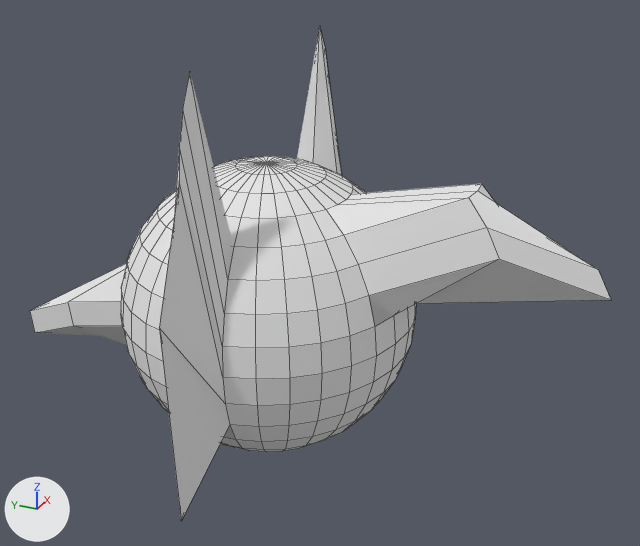
The OBJ model Resources/Player/Player.obj: old version first, new version second.
Before and after are seen from a camera (50 mm lens) standing at (-4.83, -2.55, 2.71) and looking at (0.09, -0.34, 0.25). Arrows for +X, +Y and +Z are at lower left; the lights stay in place. Mesh edges are drawn as thin lines. Where no turn or scale is listed for an object, it has been applied to the vertices.

Names of what the first picture shows: '球'.
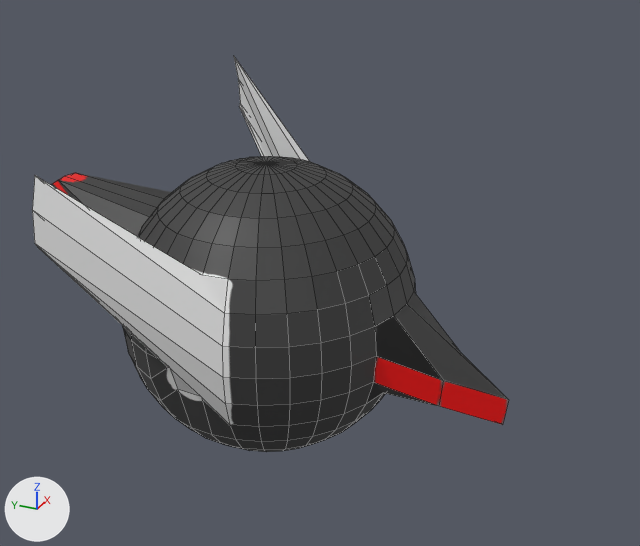
Changed parts and their boxes [x1, y1, x2, y2] in the pictures (640 x 546 px; the box of a moved part takes in the faces that stretch with it):
'球', reshaped (18% narrower, 20% shorter)
    before: [30, 26, 611, 520]
    after: [32, 57, 508, 452]
part 1 of me_球, moved or reshaped
    before: [30, 26, 611, 520]
    after: [32, 57, 508, 440]
part 2 of me_球, recoloured
    both: [123, 156, 386, 452]

The change, as a diff of the scene's bpy script:
```diff
--- a/Resources/Player/Player.obj.py
+++ b/Resources/Player/Player.obj.py
@@ img_player_png @@
+img_player_png = load_image('Player.png', 'Player.png', 1024, 1024, 'sRGB')
@@ mat_マテリアル_001 @@
+mat_マテリアル_001 = principled_material('マテリアル.001')
+mat_マテリアル_001.texture = img_player_png
@@ me_球 @@
 # used by ob_球; location = (0.0, 0.0, 0.0)
-me_球.from_pydata(...)  # 482 vertices, 512 faces; spans x -1.29..1.29, y -2.2..2.17, z -1.0..1.74
+me_球.from_pydata(...)  # 482 vertices, 512 faces; spans x -1.23..1.23, y -1.68..1.69, z -1.0..1.41
+# me_球 part 1
+# 6 vertices are removed from x -0.83..0.83, y -2.2..2.17, z -0.71..1.74
+# 20 faces are deleted
+# 5 vertices in x -0.18..0.18, y -1.58..-1.36, z 0.68..1.01 move by (0.0, 0.67, -0.3)
+# 4 vertices in x -0.2..0.2, y -0.98..-0.96, z -0.2..0.0 move by (0.0, -0.32, -0.18)
+# 28 vertices move from x -1.29..1.29, y -1.49..1.59, z -0.93..1.56 to x -1.23..1.23, y -1.68..1.69, z -0.53..1.41
+# 6 vertices are added at (0.0, 1.0, 0.15), (0.0, 0.98, -0.2), (0.83, 0.0, 0.56), (0.0, -0.83, 0.56), (0.0, -0.92, 0.38), (-0.83, 0.0, 0.56)
+# 20 new faces join them
+# me_球 part 2: 492 faces spanning x -1.23..1.23, y -1.68..1.69, z -1.0..1.41 switch from mat_マテリアル (white #e7e7e7) to mat_マテリアル_001 (picture img_player_png)
```
